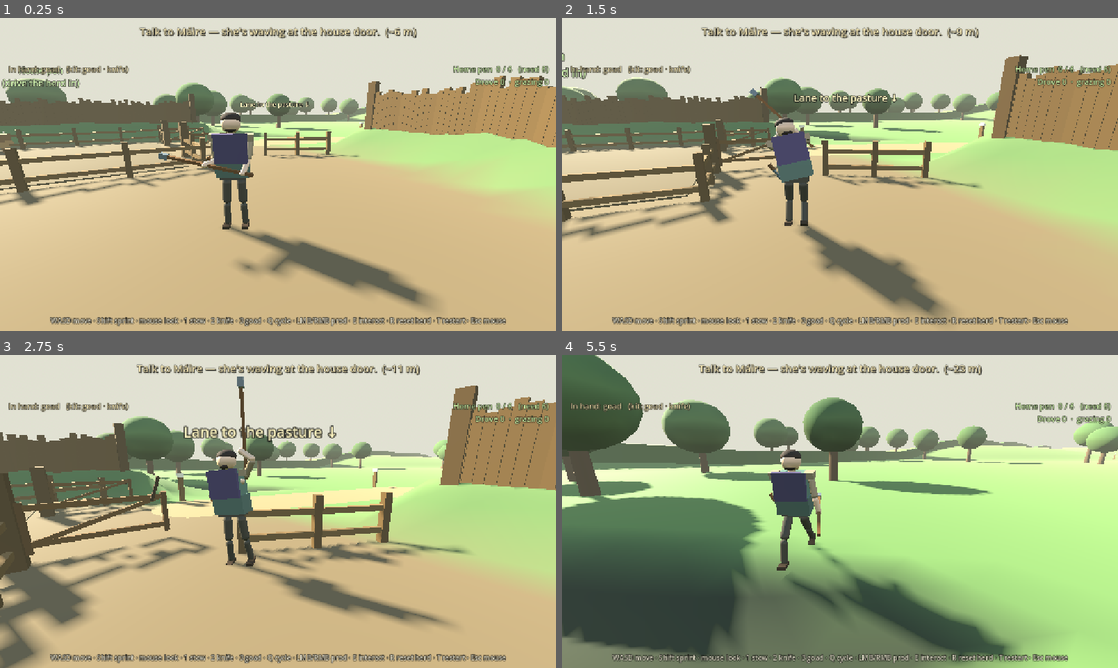
Above: before the commit, frames 1-4 (two rows, left to right).
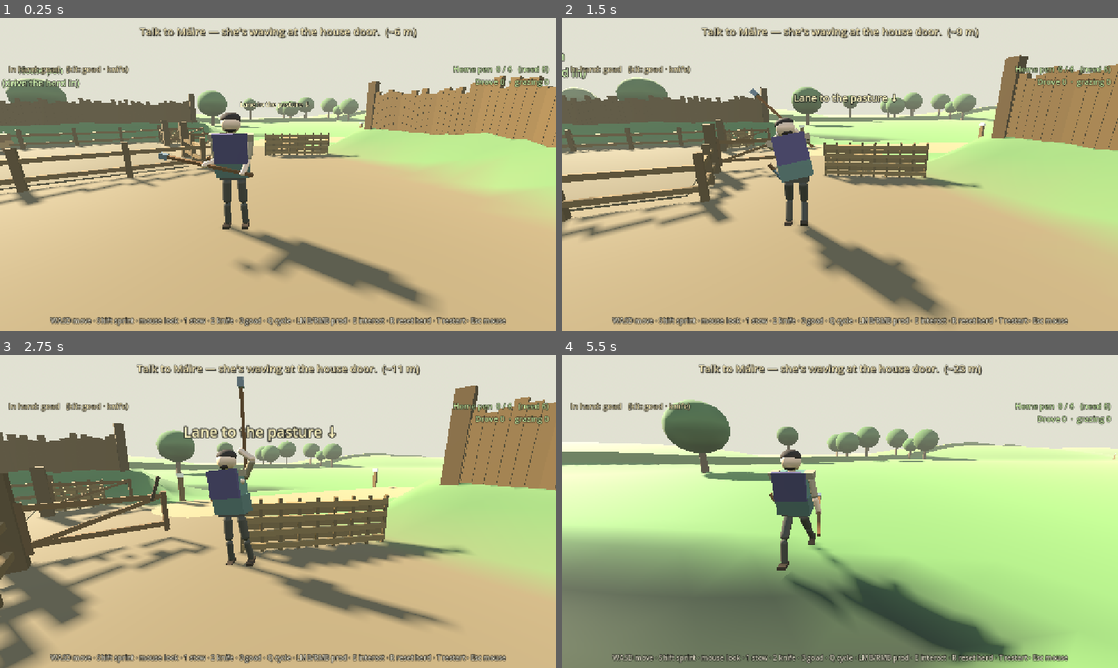
Above: after the commit, the same moments.

Repository: fortins4/devPlayground
Game: Godot game, scene res://scenes/prologue/opening_cattle_drive.tscn
Same seed, same stepped clock (60 frames per second), same inputs: the game is played once before the commit and once after it. This scene is started directly instead of the project's main scene.
Inputs (mouse positions are in pixels of both pictures, inside the frame that each line leads up to):
- Up to frame 1 (0.25 s): no input
- Up to frame 2 (1.5 s): tap Enter at 0.5 s; move the mouse to (867, 174) at 0.52 s; hold Right mouse button (attack_heavy) 0.53-1.28 s; hold W (move_forward) from 0.53 s (still down); click (867, 174) at 0.67 s; tap Space (jump) at 0.77 s; move the mouse to (812, 174) at 1.27 s; click (812, 174) at 1.35 s
- Up to frame 3 (2.75 s): keep holding W (move_forward); tap Space (jump) at 1.52 s; move the mouse to (289, 505) at 2.02 s; hold H (band_toggle) from 2.03 s (still down)
- Up to frame 4 (5.5 s): keep holding W (move_forward); tap Space (jump) at 2.75, 3.02, 3.77, 4.52 s; move the mouse to (834, 517) at 2.77 s; release H (band_toggle) at 2.78 s; tap Ctrl (crouch) at 2.85 s; click (834, 517) at 2.92 s; move the mouse to (878, 514) at 3.52 s; hold Q (cycle_weapon) 3.53-4.28 s; move the mouse to (795, 508) at 4.27 s; tap E (interact) at 4.35 s; move the mouse to (845, 511) at 5.02 s; hold Shift (sprint) from 5.03 s (still down); click (845, 511) at 5.17 s

The runs differ from the first frame. In frame 1, 1.9% of the frame differs, in the area x 27-66%, y 20-46%; in frame 2, 3.7%; in frame 3, 6.9%; in frame 4, 26%, in the area x 0-100%, y 0-97%.

Commit message:
Opening H3: hedge banks become low turfed earth banks + ditches, wattle runs, open grazing
- Every hedge / hedge bank (west, east, pasture-south with the back-paddock gap, paddock,
  north) is now a low earth bank (0.75-0.9 m, sloped sides, same solid collider width as
  before so cattle and Cian still cannot cross) with a ditch strip on its outer side.
- Woven hazel wattle (stakes + alternating rods) for the pasture fence, lane bend runs and
  the ráth entrance funnel; short wattle runs where the west hedge stood. Pen keeps its
  post-and-rail + gate.
- Pasture side-bank caps recoloured as earth; field trees kept to the margins (none in
  the open grazing either side of the lane), 40 instead of 58.

Diff:
--- a/scripts/prologue/opening_farm_greybox.gd
+++ b/scripts/prologue/opening_farm_greybox.gd
@@ -52,6 +52,8 @@
 const C_CANOPY := Color(0.24, 0.38, 0.2)
 const C_RATH_BANK := Color(0.33, 0.42, 0.25)
 const C_HUT := Color(0.68, 0.62, 0.5)
+const C_WATTLE := Color(0.5, 0.4, 0.25)    ## woven hazel rods
+const C_EARTH_BANK := Color(0.36, 0.42, 0.24)  ## turfed earth bank (field boundary)
 const C_DAUB := Color(0.74, 0.66, 0.52)   ## clay/lime daub over wattle (family roundhouse)
 ## Family roundhouse radius (m): 7 m across, door on the old spot by Máire.
 const HOUSE_R := 3.5
@@ -484,9 +486,9 @@
 	var box := _zone_box(home_zone_path, Vector3(6.5, 1.2, 5.5), Vector3(9.0, 2.4, 8.0))
 	var z1 := box.end.z + 0.4
 	var cx := box.get_center().x
-	_rail(Vector3(cx + 2.3 + 0.35, 0.0, z1), _rath_toe_point(-1.0))
+	_rail(Vector3(cx + 2.3 + 0.35, 0.0, z1), _rath_toe_point(-1.0), true)
 	var west_toe := _rath_toe_point(1.0)
-	_rail(west_toe, west_toe.lerp(Vector3(cx - 2.3, 0.0, z1), 0.45))
+	_rail(west_toe, west_toe.lerp(Vector3(cx - 2.3, 0.0, z1), 0.45), true)
 
 
 ## Inner bank toe radially behind the palisade end on one side of the entrance
@@ -564,7 +566,7 @@
 			continue  # keep wattle off knoll volumes
 		if Terrain.rath_radius(c.x, c.z) < Terrain.RATH_EXTENT + 8.0:
 			continue  # clear of the ráth bank / ditch
-		_rail(c - along * 7.0, c + along * 7.0)
+		_rail(c - along * 7.0, c + along * 7.0, true)
 
 
 func _build_pasture() -> void:
@@ -575,18 +577,18 @@
 	var x1 := box.end.x
 	var z0 := box.position.z
 	var z1 := box.end.z
-	# North rail with a mouth where the lane enters; west rail. East/south are hedge banks.
+	# Woven wattle round the pasture, with a mouth where the lane enters. (Earth banks beyond.)
 	var path := _path_points()
 	var mouth_x := path[-1].x if path.size() > 0 else c.x
-	_rail(Vector3(x0, 0, z0), Vector3(mouth_x - 4.0, 0, z0))
-	_rail(Vector3(mouth_x + 4.0, 0, z0), Vector3(x1, 0, z0))
-	_rail(Vector3(x0, 0, z0), Vector3(x0, 0, z1))
-	_rail(Vector3(x1, 0, z0), Vector3(x1, 0, z1))
+	_rail(Vector3(x0, 0, z0), Vector3(mouth_x - 4.0, 0, z0), true)
+	_rail(Vector3(mouth_x + 4.0, 0, z0), Vector3(x1, 0, z0), true)
+	_rail(Vector3(x0, 0, z0), Vector3(x0, 0, z1), true)
+	_rail(Vector3(x1, 0, z0), Vector3(x1, 0, z1), true)
 	# South rail with a gap into the back paddock (over the south ridge to the bog), lined up
 	# with the bog so a freed cow walks straight back to the herd.
 	var gx := _back_gap_x()
-	_rail(Vector3(x0, 0, z1), Vector3(gx - BACK_GAP_HALF, 0, z1))
-	_rail(Vector3(gx + BACK_GAP_HALF, 0, z1), Vector3(x1, 0, z1))
+	_rail(Vector3(x0, 0, z1), Vector3(gx - BACK_GAP_HALF, 0, z1), true)
+	_rail(Vector3(gx + BACK_GAP_HALF, 0, z1), Vector3(x1, 0, z1), true)
 	# Water trough + rubbing stone.
 	# Both sit on the pasture side banks — rest them on the surface (sunk a touch, no float).
 	_solid_box(_gen, _on_ground(Vector3(x1 - 4.0, 0.3, c.z + 4.0)), Vector3(2.6, 0.7, 0.9), C_TRUNK)
@@ -859,27 +861,45 @@
 
 
 func _build_edges() -> void:
-	## Field boundaries are solid and follow the ground: each run is cut into short pieces that
-	## sit on (and slightly into) the terrain, so they climb over the rolls they cross.
-	# West ditch + bank: the farm edge beyond the early lane (cattle cannot climb the bank).
+	## Field boundaries: low turfed earth banks with a ditch on the outer side (no hedges), plus
+	## short woven-wattle runs. Each bank keeps a solid collider of the old width (cattle and Cian
+	## cannot climb it); the visible bank is a touch wider at the foot with sloped sides, cut into
+	## pieces that follow the ground over the rolls they cross.
+	# West ditch + bank: the farm edge beyond the early lane.
 	_drape_rect(Vector3(-27.0, 0.0, 70.0), 2.6, 140.0, 0.0, 0.02, C_DITCH)
-	_drape_wall(Vector3(-25.2, 0, 0.0), Vector3(-25.2, 0, 140.0), 0.9, 0.7, C_BANK)
-	_drape_wall(Vector3(-28.8, 0, 0.0), Vector3(-28.8, 0, 140.0), 1.0, 0.9, C_HEDGE)
-	# East hedge bank (field boundary) and south hedge behind the secluded pasture.
-	_drape_wall(Vector3(42.0, 0, -20.0), Vector3(42.0, 0, 200.0), 1.6, 1.8, C_HEDGE)
+	_earth_bank(Vector3(-25.2, 0, 0.0), Vector3(-25.2, 0, 140.0), 0.9, 0.75)
+	# Beyond the west ditch: short wattle runs where the old hedge stood (gapped — the bank holds).
+	for z in [8.0, 34.0, 61.0, 92.0, 118.0]:
+		_rail(Vector3(-28.9, 0, z), Vector3(-28.9, 0, z + 9.0), true)
+	# East bank (field boundary) with its ditch outside.
+	_earth_bank(Vector3(42.0, 0, -20.0), Vector3(42.0, 0, 200.0), 1.6, 0.9, 1.0)
 	var pas := _zone_box(pasture_zone_path, Vector3(-25.0, 1.0, 192.0), Vector3(40.0, 2.0, 28.0))
 	var sz := pas.end.z + 3.0
-	# South hedge behind the pasture, with the back-paddock gap; the paddock beyond is hedged on
+	# South bank behind the pasture, with the back-paddock gap; the paddock beyond is banked on
 	# its other three sides (holds the bog, screened from the lane by the south ridge).
 	var gx := _back_gap_x()
-	_drape_wall(Vector3(PADDOCK_X0, 0, sz), Vector3(gx - BACK_GAP_HALF, 0, sz), 1.6, 1.8, C_HEDGE)
-	_drape_wall(Vector3(gx + BACK_GAP_HALF, 0, sz), Vector3(PADDOCK_X1, 0, sz), 1.6, 1.8, C_HEDGE)
-	_drape_wall(Vector3(PADDOCK_X0, 0, sz), Vector3(PADDOCK_X0, 0, PADDOCK_Z1), 1.6, 1.8, C_HEDGE)
-	_drape_wall(Vector3(PADDOCK_X1, 0, sz), Vector3(PADDOCK_X1, 0, PADDOCK_Z1), 1.6, 1.8, C_HEDGE)
-	_drape_wall(Vector3(PADDOCK_X0, 0, PADDOCK_Z1), Vector3(PADDOCK_X1, 0, PADDOCK_Z1), 1.6, 1.8, C_HEDGE)
-	# North hedge behind the farmstead.
-	_drape_wall(Vector3(-35.0, 0, -22.0), Vector3(35.0, 0, -22.0), 1.4, 1.8, C_HEDGE)
-
+	_earth_bank(Vector3(PADDOCK_X0, 0, sz), Vector3(gx - BACK_GAP_HALF, 0, sz), 1.6, 0.9, -1.0)
+	_earth_bank(Vector3(gx + BACK_GAP_HALF, 0, sz), Vector3(PADDOCK_X1, 0, sz), 1.6, 0.9, -1.0)
+	_earth_bank(Vector3(PADDOCK_X0, 0, sz), Vector3(PADDOCK_X0, 0, PADDOCK_Z1), 1.6, 0.9, -1.0)
+	_earth_bank(Vector3(PADDOCK_X1, 0, sz), Vector3(PADDOCK_X1, 0, PADDOCK_Z1), 1.6, 0.9, 1.0)
+	_earth_bank(Vector3(PADDOCK_X0, 0, PADDOCK_Z1), Vector3(PADDOCK_X1, 0, PADDOCK_Z1), 1.6, 0.9, -1.0)
+	# North bank behind the farmstead.
+	_earth_bank(Vector3(-35.0, 0, -22.0), Vector3(35.0, 0, -22.0), 1.4, 0.9, 1.0)
+
+
+## Low turfed earth bank a→b: solid collider `coll_w` wide (as the old hedge / bank), visible
+## bank 0.5 m wider at the foot with sloped sides. ditch_side (+1 / −1 along the run's right-hand
+## normal, 0 = none) paints a ditch strip along that foot.
+func _earth_bank(a: Vector3, b: Vector3, coll_w: float, height: float, ditch_side: float = 0.0) -> void:
+	_drape_wall(a, b, coll_w, height, C_EARTH_BANK, coll_w + 0.5, 0.42)
+	if ditch_side == 0.0:
+		return
+	var d := Vector3(b.x - a.x, 0.0, b.z - a.z)
+	var length := d.length()
+	d /= length
+	var side := Vector3(d.z, 0.0, -d.x) * ditch_side
+	var mid := (a + b) * 0.5 + side * (coll_w * 0.5 + 1.3)
+	_drape_rect(mid, 1.8, length, atan2(d.x, d.z), 0.02, C_DITCH)
 
 func _build_ringfort(center: Vector3, radius: float) -> void:
 	# Neighbours' ráth — solid earthen ring bank with a gap facing east, a few round houses,
@@ -918,13 +938,15 @@
 	rng.seed = 1169
 	var placed := 0
 	var tries := 0
-	while placed < 58 and tries < 800:
+	while placed < 40 and tries < 800:
 		tries += 1
 		var p := Vector3(rng.randf_range(-70.0, 70.0), 0.0, rng.randf_range(-40.0, 220.0))
 		if _near_lane(p, path, 7.0):
 			continue
 		if Terrain.rath_radius(p.x, p.z) < Terrain.RATH_EXTENT + 3.0:
 			continue  # farmstead ráth
+		if absf(p.x) < 32.0 and p.z > 22.0 and p.z < 176.0:
+			continue  # open grazing either side of the lane — trees keep to the margins
 		var bog := _zone_box(bog_zone_path, Vector3(-25.0, 1.0, 242.0), Vector3(28.0, 2.0, 28.0)).grow(1.0)
 		var pas := _zone_box(pasture_zone_path, Vector3(-25.0, 1.0, 192.0), Vector3(40.0, 2.0, 28.0)).grow(1.0)
 		if _in_xz(bog, p) or _in_xz(pas, p):
@@ -1069,7 +1091,7 @@
 	parent.add_child(mi)
 
 
-func _rail(a: Vector3, b: Vector3) -> void:
+func _rail(a: Vector3, b: Vector3, wattle: bool = false) -> void:
 	## Wattle/post-and-rail fence run (blocks cattle + player). Cut into post-spaced pieces that
 	## follow the ground: rails + collider pitch with the slope, posts stay plumb.
 	var flat_a := Vector3(a.x, 0.0, a.z)
@@ -1079,10 +1101,10 @@
 		return
 	var n := maxi(1, int(ceil(length / DRAPE_STEP)))
 	for k in n:
-		_rail_piece(flat_a.lerp(flat_b, float(k) / float(n)), flat_a.lerp(flat_b, float(k + 1) / float(n)), k == n - 1)
-
-
-func _rail_piece(a: Vector3, b: Vector3, last: bool) -> void:
+		_rail_piece(flat_a.lerp(flat_b, float(k) / float(n)), flat_a.lerp(flat_b, float(k + 1) / float(n)), k == n - 1, wattle)
+
+
+func _rail_piece(a: Vector3, b: Vector3, last: bool, wattle: bool = false) -> void:
 	var length := a.distance_to(b)
 	var ya := _ground_y(a) - 0.04
 	var yb := _ground_y(b) - 0.04
@@ -1105,6 +1127,17 @@
 	cs.shape = bs
 	cs.transform = Transform3D(tilt, tilt * Vector3(0, RAIL_HEIGHT * 0.5, 0))
 	body.add_child(cs)
+	if wattle:
+		# Woven hazel hurdle: close stakes with rods woven in and out between them.
+		var ns := maxi(2, int(ceil(length / 0.45)))
+		for k in ns + 1:
+			var lz := (float(k) / float(ns) - 0.5) * length
+			var gy := lerpf(ya, yb, float(k) / float(ns)) - ym
+			_mesh_box(body, Vector3(0, gy + 0.5, lz), Vector3(0.06, 1.08, 0.06), C_WATTLE.darkened(0.2))
+		for j in 7:
+			var band := _mesh_box(body, Vector3.ZERO, Vector3(0.07, 0.11, len3 + 0.02), C_WATTLE.darkened(0.08 * float(j % 2)))
+			band.transform = Transform3D(tilt, tilt * Vector3(0.035 * (1.0 if j % 2 == 0 else -1.0), 0.16 + 0.125 * float(j), 0))
+		return
 	for h in [0.32, 0.78]:
 		var bar := _mesh_box(body, Vector3.ZERO, Vector3(0.1, 0.12, len3 + 0.05), C_RAIL)
 		bar.transform = Transform3D(tilt, tilt * Vector3(0, h, 0))
@@ -1116,7 +1149,7 @@
 		_mesh_box(body, Vector3(0, gy + RAIL_HEIGHT * 0.5, lz), Vector3(0.16, RAIL_HEIGHT + 0.08, 0.16), C_RAIL.darkened(0.15))
 
 
-func _drape_wall(a: Vector3, b: Vector3, width: float, height: float, color: Color) -> void:
+func _drape_wall(a: Vector3, b: Vector3, width: float, height: float, color: Color, vis_width: float = -1.0, top_frac: float = 1.0) -> void:
 	## Solid bank / hedge run along a→b on the ground. Visual: one continuous extruded mesh whose
 	## base (sunk 0.15 m) and top follow the terrain every ~1 m (no saw-tooth joints).
 	## Collision: short pitched boxes of the same width/height (vertical side faces), so the
@@ -1147,12 +1180,16 @@
 		cs.shape = bs
 		cs.position = Vector3(0, (height + sink) * 0.5 - sink, 0)
 		body.add_child(cs)
-	_wall_mesh(flat_a, flat_b, width, height, sink, color)
-
-
-func _wall_mesh(a: Vector3, b: Vector3, width: float, height: float, sink: float, color: Color) -> void:
+	_wall_mesh(flat_a, flat_b, width if vis_width <= 0.0 else vis_width, height, sink, color, top_frac)
+
+
+func _wall_mesh(a: Vector3, b: Vector3, width: float, height: float, sink: float, color: Color, top_frac: float = 1.0) -> void:
+	## top_frac < 1 narrows the top (sloped sides): a turfed earth bank instead of a box wall.
 	var dir := (b - a).normalized()
 	var side := Vector3(dir.z, 0.0, -dir.x) * (width * 0.5)
+	var top := side * top_frac
+	var sn := (side.normalized() * height + Vector3.UP * (width * 0.5 * (1.0 - top_frac))).normalized()
+	var sn2 := (-side.normalized() * height + Vector3.UP * (width * 0.5 * (1.0 - top_frac))).normalized()
 	var n := maxi(1, int(ceil(a.distance_to(b) / 1.0)))
 	var verts := PackedVector3Array()
 	var norms := PackedVector3Array()
@@ -1172,17 +1209,17 @@
 			match face:
 				0:
 					verts.append(lo + side)
-					verts.append(hi + side)
-					norms.append(side.normalized())
-					norms.append(side.normalized())
+					verts.append(hi + top)
+					norms.append(sn)
+					norms.append(sn)
 				1:
 					verts.append(lo - side)
-					verts.append(hi - side)
-					norms.append(-side.normalized())
-					norms.append(-side.normalized())
+					verts.append(hi - top)
+					norms.append(sn2)
+					norms.append(sn2)
 				2:
-					verts.append(hi - side)
-					verts.append(hi + side)
+					verts.append(hi - top)
+					verts.append(hi + top)
 					var up := Vector3.UP
 					if i < n:
 						var t := pts[i + 1] - pts[i]
@@ -1205,7 +1242,7 @@
 		var p := pts[0] if e == 0 else pts[n]
 		var base := verts.size()
 		var nn := -dir if e == 0 else dir
-		for v in [p + Vector3(0, -sink, 0) - side, p + Vector3(0, -sink, 0) + side, p + Vector3(0, height, 0) + side, p + Vector3(0, height, 0) - side]:
+		for v in [p + Vector3(0, -sink, 0) - side, p + Vector3(0, -sink, 0) + side, p + Vector3(0, height, 0) + top, p + Vector3(0, height, 0) - top]:
 			verts.append(v)
 			norms.append(nn)
 		if e == 0:
--- a/scripts/prologue/opening_terrain.gd
+++ b/scripts/prologue/opening_terrain.gd
@@ -127,9 +127,9 @@
 	_hill("mouth_berm_w", Vector3(west_end - 9.0, 0.0, 177.0), 12.0, Vector3(1.3, 0.36, 0.85), C_BANK.lightened(0.05))
 	_hill("mouth_berm_e", Vector3(east_start + 10.0, 0.0, 176.5), 13.0, Vector3(1.35, 0.38, 0.9), C_BANK)
 	_hill("mouth_berm_e_far", Vector3(-4.0, 0.0, 177.5), 13.0, Vector3(1.3, 0.34, 0.85), C_HEDGE.lightened(0.08))
-	# Pasture side banks — long low N–S hedge-bank berms.
-	_hill("pasture_bank_e", Vector3(-8.0, 0.0, 191.0), 16.0, Vector3(0.5, 0.40, 2.0), C_HEDGE)
-	_hill("pasture_bank_w", Vector3(-42.0, 0.0, 191.0), 16.0, Vector3(0.5, 0.40, 2.0), C_HEDGE)
+	# Pasture side banks — long low N–S turfed earth banks.
+	_hill("pasture_bank_e", Vector3(-8.0, 0.0, 191.0), 16.0, Vector3(0.5, 0.40, 2.0), C_BANK)
+	_hill("pasture_bank_w", Vector3(-42.0, 0.0, 191.0), 16.0, Vector3(0.5, 0.40, 2.0), C_BANK)
 	# South ridge behind the pasture — screens the back paddock (and its bog) from the lane and
 	# the pasture mouth. Raised-cosine profile: crest 4.5 m, flanks ≤ ~33° (walkable for cattle,
 	# floor_max_angle 47°); the back-paddock gap in the pasture's south rail sits at its north toe.
